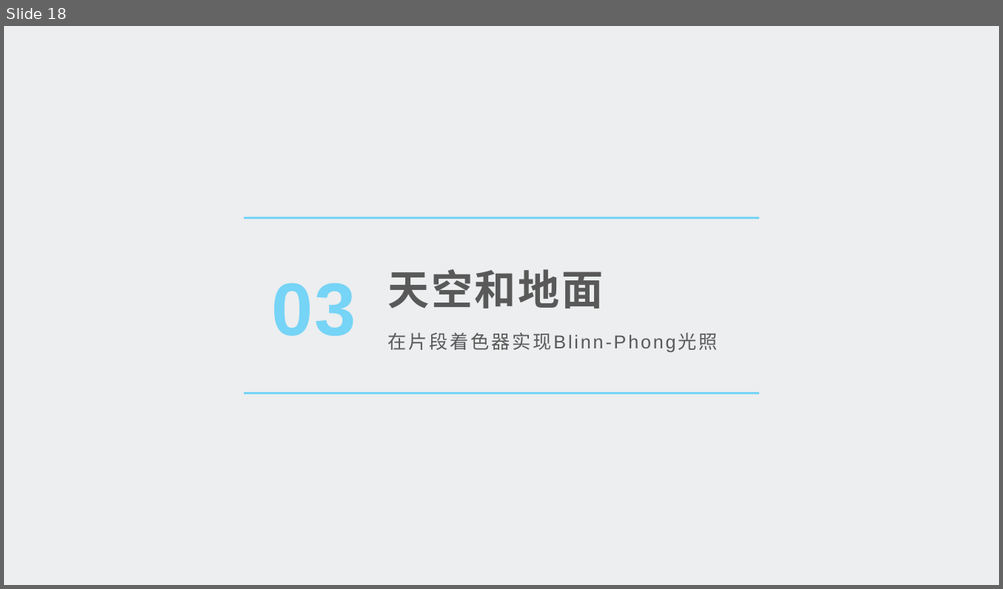
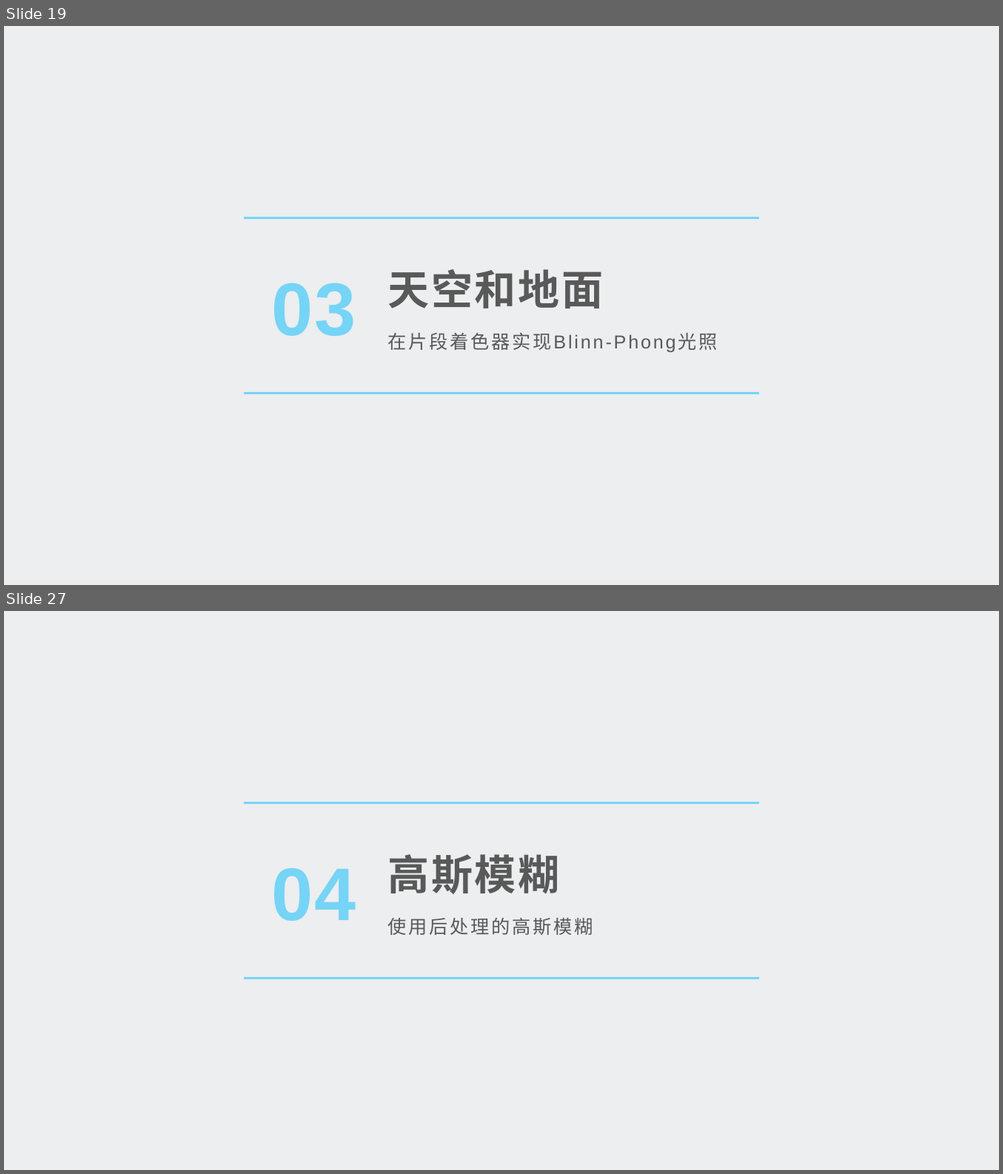
Before and after one commit to Le-Poisson/SYSU-Opengl-School-Badge-Firework, a slide deck: 汇报内容/汇报.pptx. Shown one above the other, each under a label of ours: slide 18 before the commit, slides 19 and 27 after it; the slides between them are not shown. The pictures are 1003x589 and 1003x1174 pixels, drawn with LibreOffice and Linux fonts; fonts in the diff are those of the drawing; background and template pictures are left out. Boxes give left, top, right and bottom in pixels: in the first picture for what was removed or moved away, otherwise in the second. Text is boxed around its words. In the diff, an @@ line names an element or a change of style, - is before the commit and + after.

```diff
--- a/汇报内容/汇报.pptx
+++ b/汇报内容/汇报.pptx
@@ slide 27 added at [4,611,999,1170], background #ECEEEF @@
@@ line added from (244, 803) to (759, 803), #76D4F6 2 pt @@
@@ title added at [387,854,559,894], 40 pt, text #595959, bold @@
+高斯模糊
@@ text added at [271,868,356,921], 72 pt, text #76D4F6, bold @@
+04
@@ subtitle added at [387,918,592,935], 18 pt, text #595959 @@
+使用后处理的高斯模糊
@@ line added from (244, 979) to (759, 979), #76D4F6 2 pt @@
@@ what was slide 18 is now slide 19 @@
```
Also in this commit, not shown: 8 other slides added, 3 other files.
